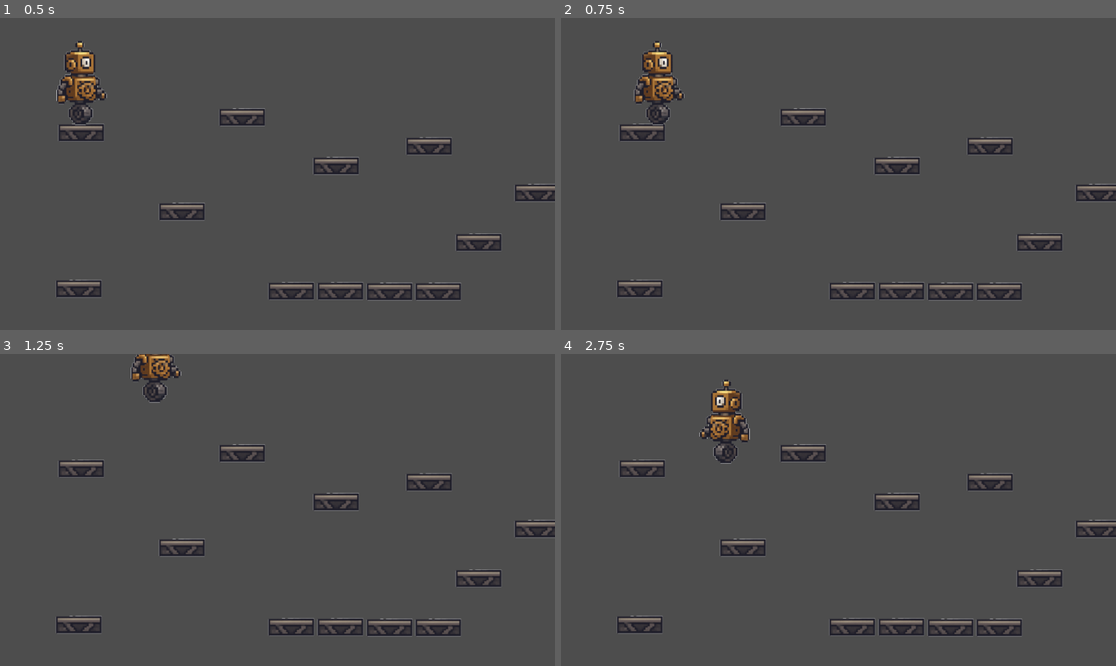
Above: before the commit, frames 1-4 (two rows, left to right).
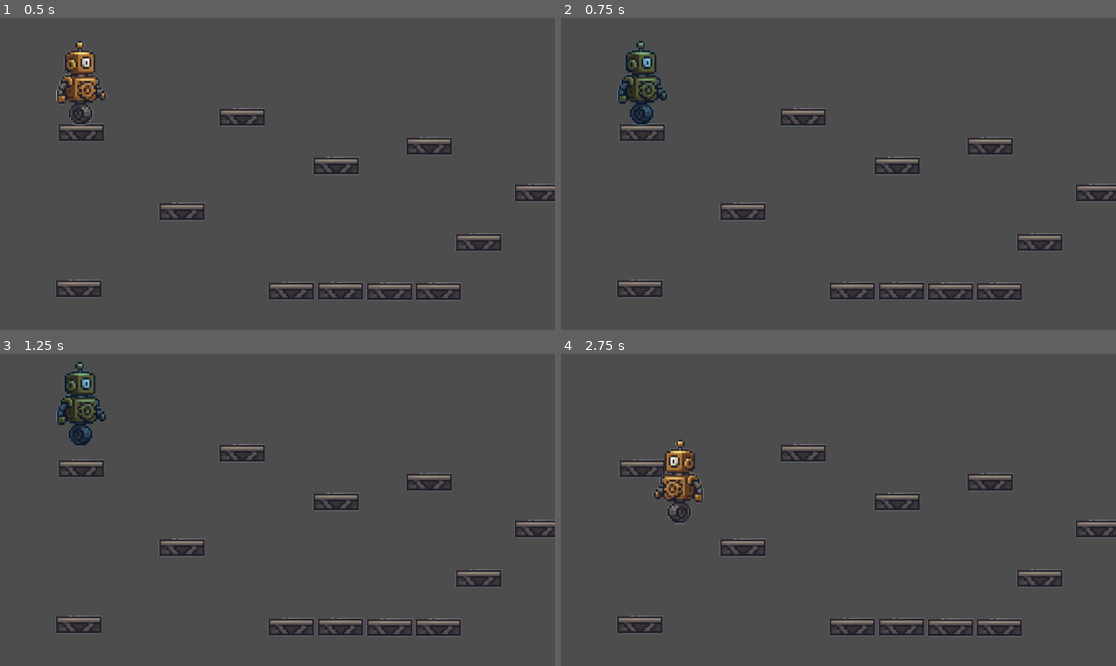
Above: after the commit, the same moments.

Repository: M1rceaDogaru/wound-up
Game: Godot game, scene res://test/test.tscn
The game is run twice, just before and just after one commit, with the same random seed, the same clock (stepped at 60 frames per second) and the same inputs.
Inputs:
- Up to frame 1 (0.5 s): no input
- Up to frame 2 (0.75 s): tap Enter at 0.5 s; hold D (move_right) from 0.53 s (still down); tap R (rewind) at 0.6 s
- Up to frame 3 (1.25 s): keep holding D (move_right); tap W (jump) at 0.77 s
- Up to frame 4 (2.75 s): tap R (rewind) at 1.35, 2.3 s; tap W (jump) at 1.52 s; release D (move_right) at 2.03 s; hold A (move_left) from 2.03 s (still down); hold Shift (sprint) from 2.03 s (still down)

Frame 1 is identical in both runs. In frame 2, 1.9% of the frame differs, in the area x 10-23%, y 7-35%; in frame 3, 2.1%; in frame 4, 2.5%, in the area x 16-35%, y 8-55%.

Commit message:
Add time rewind system

Diff:
--- a/src/player/player.gd
+++ b/src/player/player.gd
@@ -16,6 +16,13 @@
 @export var sprint_depletion_multiplier: float = 2.5
 @export var damage_depletion_amount: float = 25.0
 
+# Rewind system Properties
+@export var rewind_cooldown := 2.0
+var can_rewind := true
+var rewind_timer := 0.0
+var rewind_frames: Array[RewindFrame] = []
+var current_rewind_index := 0
+
 # Get the gravity from the project settings so you can sync with rigid body nodes.
 var gravity = ProjectSettings.get_setting("physics/2d/default_gravity")
 
@@ -32,6 +39,7 @@
 # Node References
 @onready var coyote_timer = $CoyoteTimer
 @onready var jump_buffer_timer = $JumpBufferTimer
+@onready var sprite = $Sprite2D
 
 func _ready():
 	spring_tension = max_spring_tension
@@ -40,7 +48,18 @@
 	jump_buffer_timer.connect("timeout", _on_jump_buffer_timer_timeout)
 	jump_buffer_timer.wait_time = jump_buffer_time
 
+	RewindSystem.rewind_started.connect(_on_rewind_started)
+	RewindSystem.rewind_ended.connect(_on_rewind_ended)
+
 func _physics_process(delta):
+	if RewindSystem.is_rewinding:
+		handle_rewind(delta)
+	else:
+		handle_normal_movement(delta)
+		store_rewind_frame()
+		update_rewind_cooldown(delta)
+
+func handle_normal_movement(delta):
 	# --- SPRING TENSION MANAGEMENT ---
 	# Calculate base depletion rate
 	var current_depletion_rate = spring_depletion_rate
@@ -82,9 +101,9 @@
 	was_on_floor = is_on_floor()
 	move_and_slide()
 
-	# --- DEBUG / UI UPDATE ---
-	# This will be replaced by a proper UI signal later
-	#print("Spring Tension: ", spring_tension)
+	# Handle rewind input
+	if Input.is_action_just_pressed("rewind") and can_rewind:
+		start_rewind()
 
 func handle_jump_input():
 	# Jump Buffer: If the player presses jump, start the buffer timer
@@ -144,6 +163,66 @@
 	# This will be replaced by a game over screen restart
 	get_tree().reload_current_scene()
 
+# --- TIME REWIND LOGIC ---
+func store_rewind_frame():
+	var frame = RewindFrame.new(
+		global_position,
+		velocity,
+		sprite.flip_h
+	)
+
+	rewind_frames.push_front(frame)
+
+	# Limit the number of stored frames
+	if rewind_frames.size() > RewindSystem.max_records:
+		rewind_frames.pop_back()
+
+func handle_rewind(delta):
+	if rewind_frames.size() > 0:
+		# Get the next frame in rewind sequence
+		var rewind_frame = rewind_frames[0]
+
+		# Apply rewind data
+		global_position = rewind_frame.position
+		velocity = rewind_frame.velocity
+		sprite.flip_h = rewind_frame.sprite_flip
+
+		# Remove this frame from the rewind buffer
+		rewind_frames.pop_front()
+	else:
+		# No more frames to rewind, stop rewinding
+		stop_rewind()
+
+func start_rewind():
+	if can_rewind and rewind_frames.size() > 0:
+		RewindSystem.start_rewind()
+		can_rewind = false
+		rewind_timer = rewind_cooldown
+
+func stop_rewind():
+	RewindSystem.stop_rewind()
+
+func update_rewind_cooldown(delta):
+	if not can_rewind:
+		rewind_timer -= delta
+		if rewind_timer <= 0:
+			can_rewind = true
+
+func _on_rewind_started():
+	# Optional: Add visual/audio effects
+	modulate = Color(0.5, 0.8, 1.0)  # Blue tint during rewind
+	Engine.time_scale = 0.5  # Slow motion effect during rewind
+
+func _on_rewind_ended():
+	# Restore normal appearance
+	modulate = Color.WHITE
+	Engine.time_scale = 1.0
+
+# Clean up when character is removed
+func _exit_tree():
+	if RewindSystem.is_rewinding:
+		RewindSystem.stop_rewind()
+
 # --- TIMER SIGNAL CALLBACKS ---
 func _on_coyote_timer_timeout():
 	can_coyote_jump = false
--- /dev/null
+++ b/src/player/rewind_frame.gd
@@ -0,0 +1,10 @@
+class_name RewindFrame
+
+var position: Vector2
+var velocity: Vector2
+var sprite_flip: bool
+
+func _init(pos: Vector2, vel: Vector2, flip: bool):
+	position = pos
+	velocity = vel
+	sprite_flip = flip
--- /dev/null
+++ b/src/player/rewind_system.gd
@@ -0,0 +1,20 @@
+# RewindSystem.gd (Autoload)
+extends Node
+
+signal rewind_started()
+signal rewind_ended()
+
+var is_rewinding := false
+var rewind_duration := 5.0  # Seconds to rewind
+var max_records := 300  # Max frames to store (60fps × 5s = 300)
+
+func _ready():
+	process_mode = Node.PROCESS_MODE_ALWAYS  # Work even when paused
+
+func start_rewind():
+	is_rewinding = true
+	rewind_started.emit()
+
+func stop_rewind():
+	is_rewinding = false
+	rewind_ended.emit()
--- a/src/project.godot
+++ b/src/project.godot
@@ -14,6 +14,10 @@
 run/main_scene="uid://dow64642g1060"
 config/features=PackedStringArray("4.4", "GL Compatibility")
 config/icon="res://icon.svg"
+
+[autoload]
+
+RewindSystem="*res://player/rewind_system.gd"
 
 [input]
 
Not shown, added: src/player/rewind_frame.gd.uid
Not shown, added: src/player/rewind_system.gd.uid
